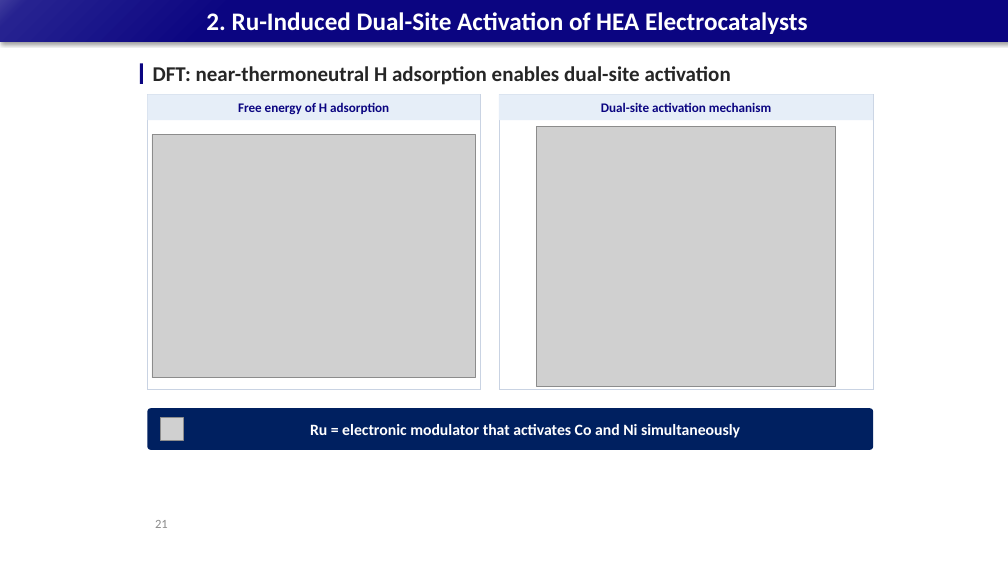
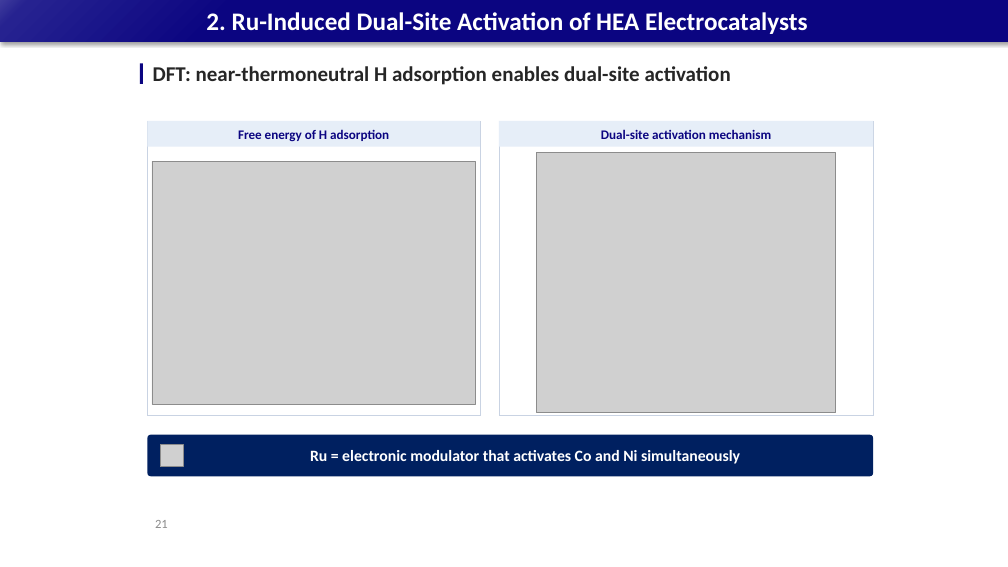
Before and after one commit to limsj0204/letter, a slide deck: slide 21 of 학위논문_디펜스_발표자료.pptx. Drawn at 1008x567 pixels with LibreOffice and Linux fonts; fonts in the diff are those of the drawing; grey boxes stand for pictures. Boxes give left, top, right and bottom in pixels: in the first picture for what was removed or moved away, otherwise in the second. Text is boxed around its words. In the diff, an @@ line names an element or a change of style, - is before the commit and + after.

```diff
--- a/학위논문_디펜스_발표자료.pptx
+++ b/학위논문_디펜스_발표자료.pptx
@@ 4 rectangles, 3 pictures, 1 rounded rectangle: place and size @@
-4 rectangles, 3 pictures, 1 rounded rectangle at box(147, 95, 873, 450)
+4 rectangles, 3 pictures, 1 rounded rectangle at box(147, 121, 873, 476)
```
Also in this commit, not shown: 31 other slides changed.
